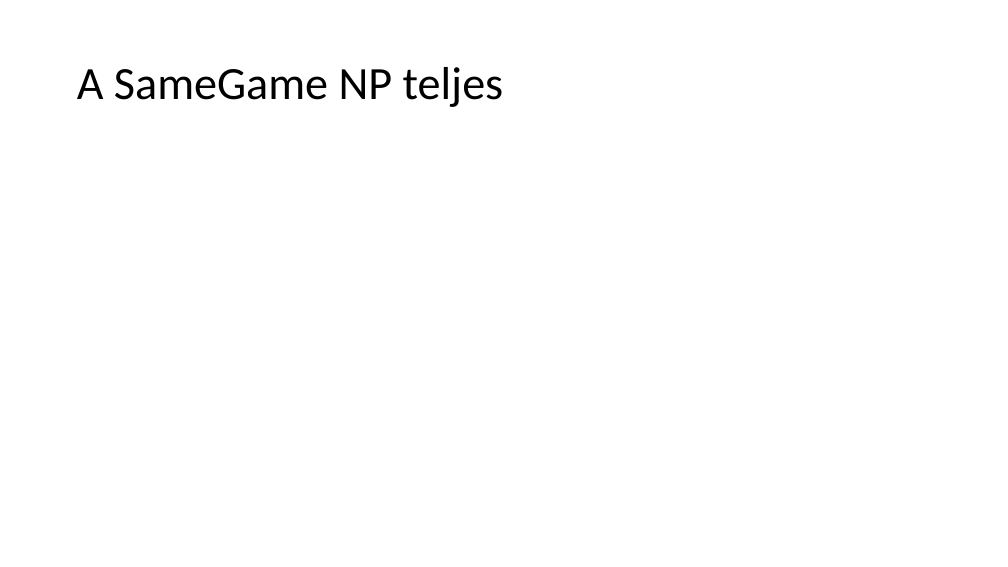
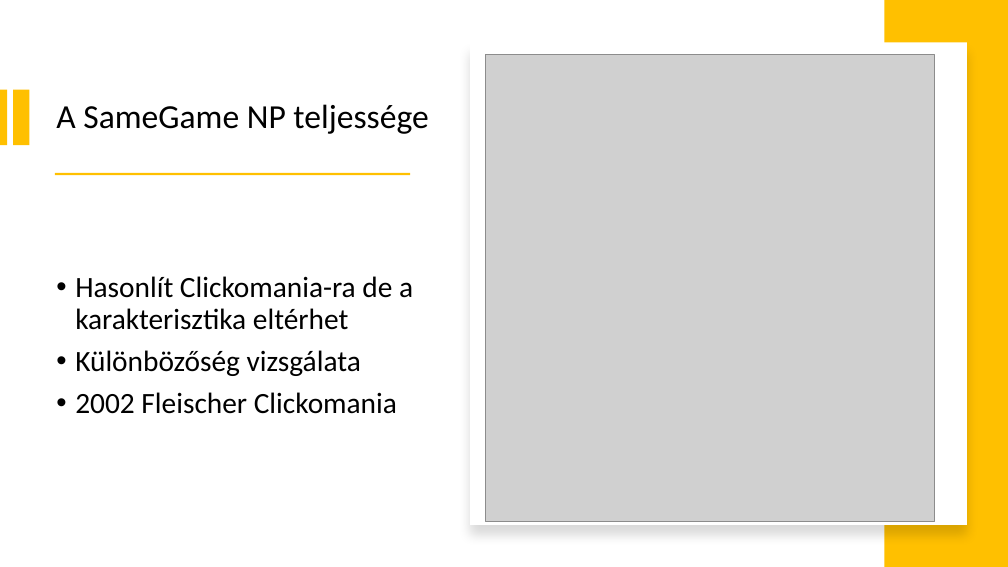
Before and after one commit to DrCash-KMark/uniBscProject, a slide deck: slide 3 of Documents/Bemutató.pptx. Drawn at 1008x567 pixels with LibreOffice and Linux fonts; fonts in the diff are those of the drawing; grey boxes stand for pictures. Boxes give left, top, right and bottom in pixels: in the first picture for what was removed or moved away, otherwise in the second. Text is boxed around its words. In the diff, an @@ line names an element or a change of style, - is before the commit and + after.

```diff
--- a/Documents/Bemutató.pptx
+++ b/Documents/Bemutató.pptx
@@ rectangle added at box(885, 0, 1008, 567), fill #FFC000 @@
@@ rectangle added at box(470, 42, 967, 525), fill #FFFFFF @@
@@ picture added at box(485, 54, 934, 522) @@
@@ rectangle added at box(0, 89, 8, 145), fill #FFC000 @@
@@ rectangle added at box(13, 89, 29, 145), fill #FFC000 @@
@@ title at box(56, 104, 428, 134): text changed; size 44 to 32 pt @@
-A SameGame NP teljes
+A SameGame NP teljessége
@@ rectangle added at box(55, 173, 411, 175), fill #FFC000 @@
@@ text added at box(75, 276, 413, 414), 28 pt, text #000000 @@
+• Hasonlít Clickomania-ra de a karakterisztika eltérhet
+• Különbözőség vizsgálata
+• 2002 Fleischer Clickomania
```
Also in this commit, not shown: 4 other slides changed, 3 slides added, 2 slides removed, 7 other files.
